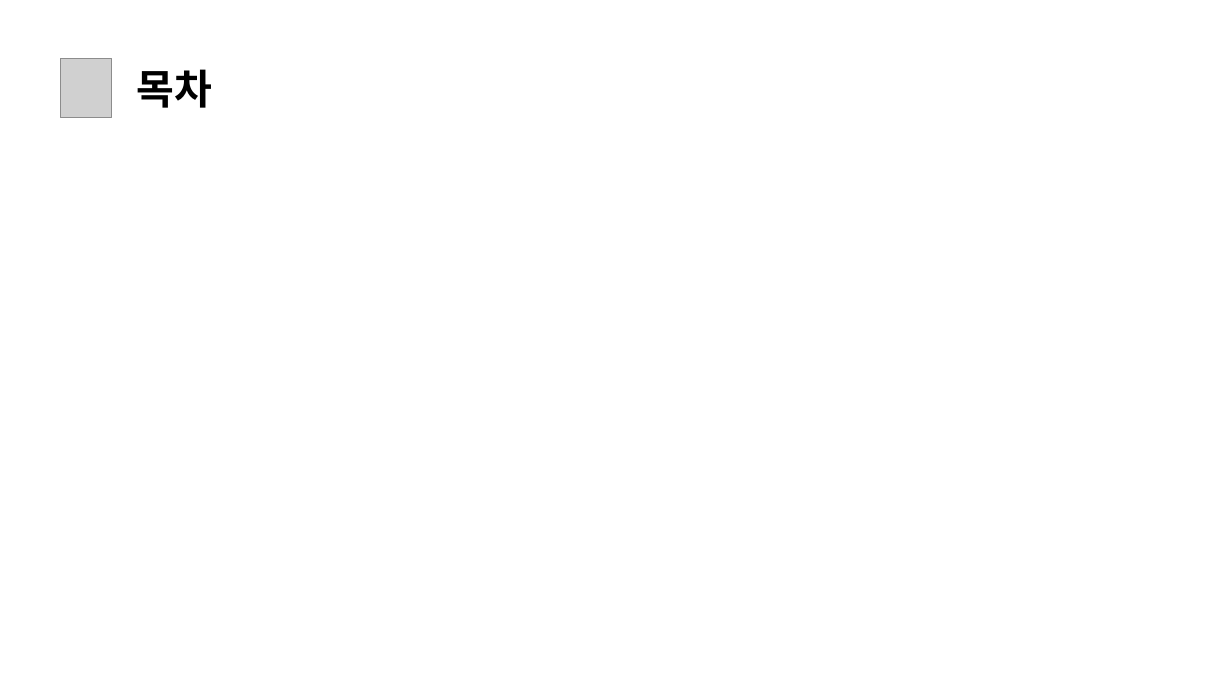
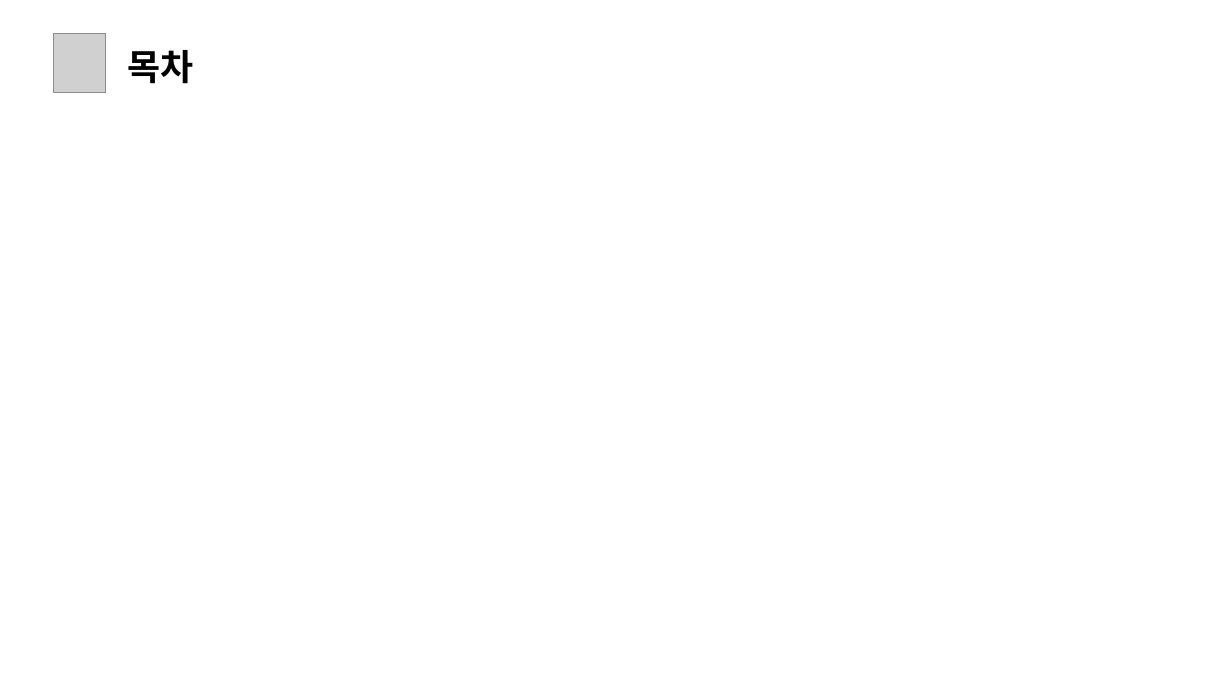
Before and after one commit to daseullll/HappyHouse, a slide deck: slide 3 of happyhouse_광주4반.pptx. Drawn at 1232x693 pixels with LibreOffice and Linux fonts; fonts in the diff are those of the drawing; grey boxes stand for pictures. Boxes give left, top, right and bottom in pixels: in the first picture for what was removed or moved away, otherwise in the second. Text is boxed around its words. In the diff, an @@ line names an element or a change of style, - is before the commit and + after.

```diff
--- a/happyhouse_광주4반.pptx
+++ b/happyhouse_광주4반.pptx
@@ picture moved from (x1=60, y1=58, x2=112, y2=117) to (x1=54, y1=33, x2=105, y2=92) @@
@@ text "목차" moved from (x1=136, y1=69, x2=212, y2=108) to (x1=128, y1=50, x2=194, y2=84) @@
@@ text "목차" at (x1=128, y1=50, x2=194, y2=84): size 32 to 28 pt @@
```
Also in this commit, not shown: 10 other slides changed, 18 slides added, 3 slides removed, 2 other files.
